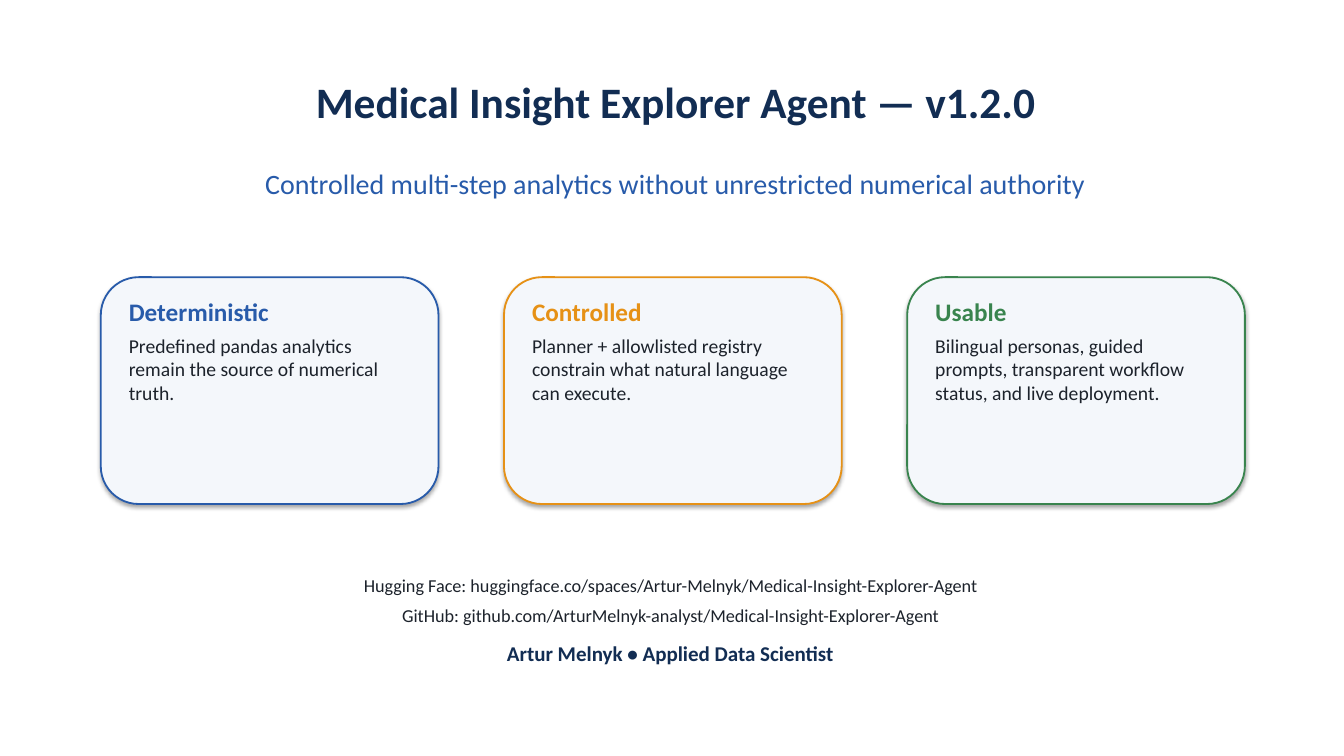
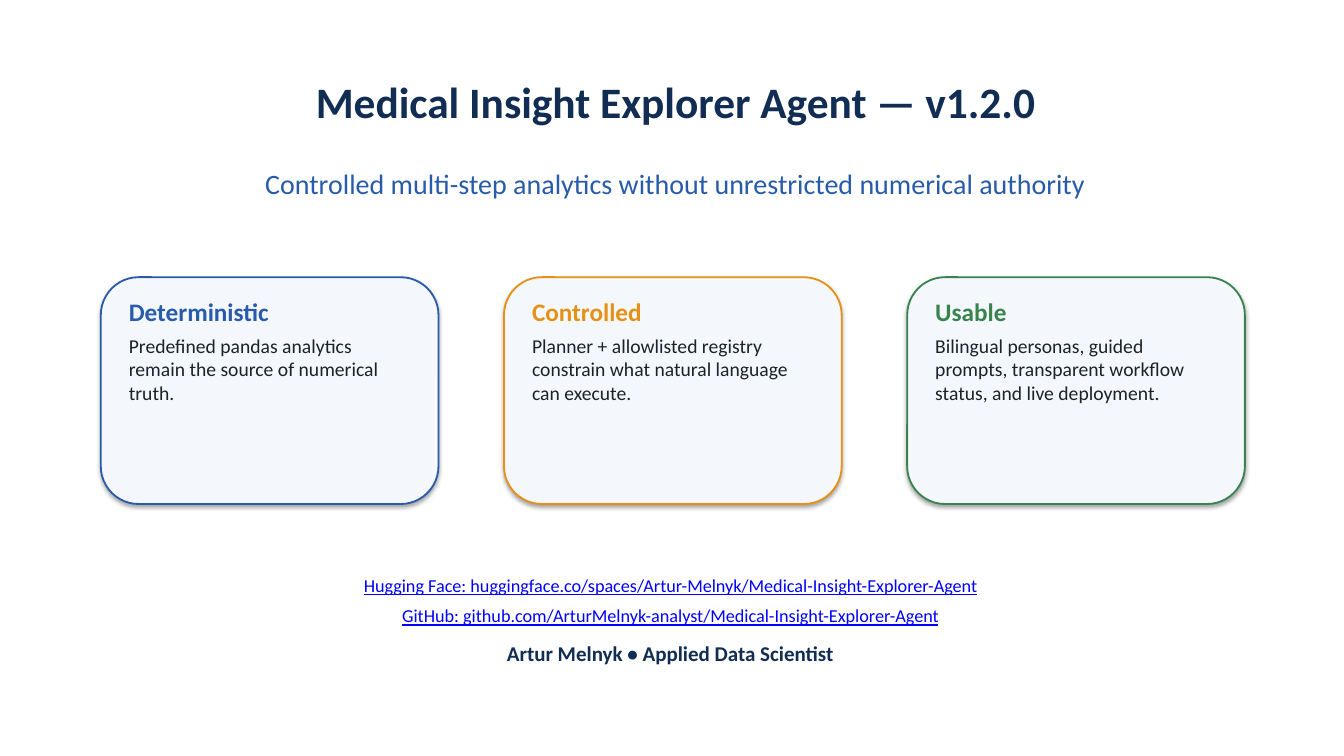
Before and after one commit to ArturMelnyk-analyst/Medical-Insight-Explorer-Agent, a slide deck: slide 12 of docs/Medical_Insight_Explorer_Presentation.pptx. Drawn at 1344x756 pixels with LibreOffice and Linux fonts; fonts in the diff are those of the drawing. Boxes give left, top, right and bottom in pixels: in the first picture for what was removed or moved away, otherwise in the second. Text is boxed around its words. In the diff, an @@ line names an element or a change of style, - is before the commit and + after.

```diff
--- a/docs/Medical_Insight_Explorer_Presentation.pptx
+++ b/docs/Medical_Insight_Explorer_Presentation.pptx
@@ text at [364, 579, 977, 626]: text colour #1C222B to #0000FF, underline on in "Hugging Face: huggingface.co/spaces/Artur-Melnyk/Medical-Ins ...", "GitHub: github.com/ArturMelnyk-analyst/Medical-Insight-Explo ..." @@
```
Also in this commit, not shown: 2 other slides changed, 1 other file.
